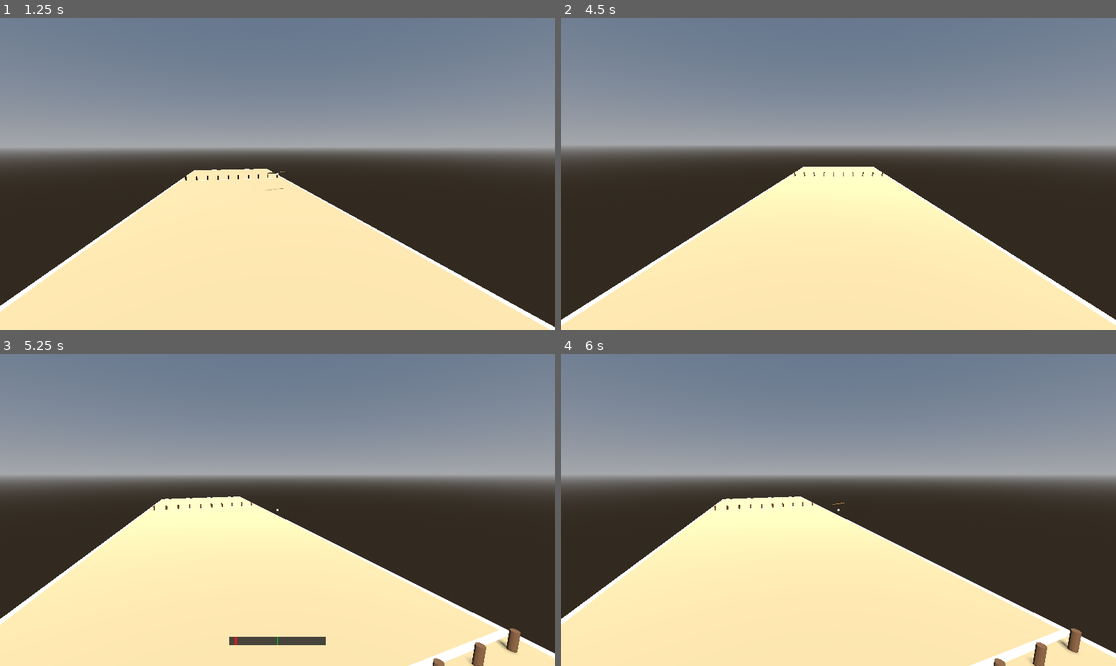
Above: before the commit, frames 1-4 (two rows, left to right).
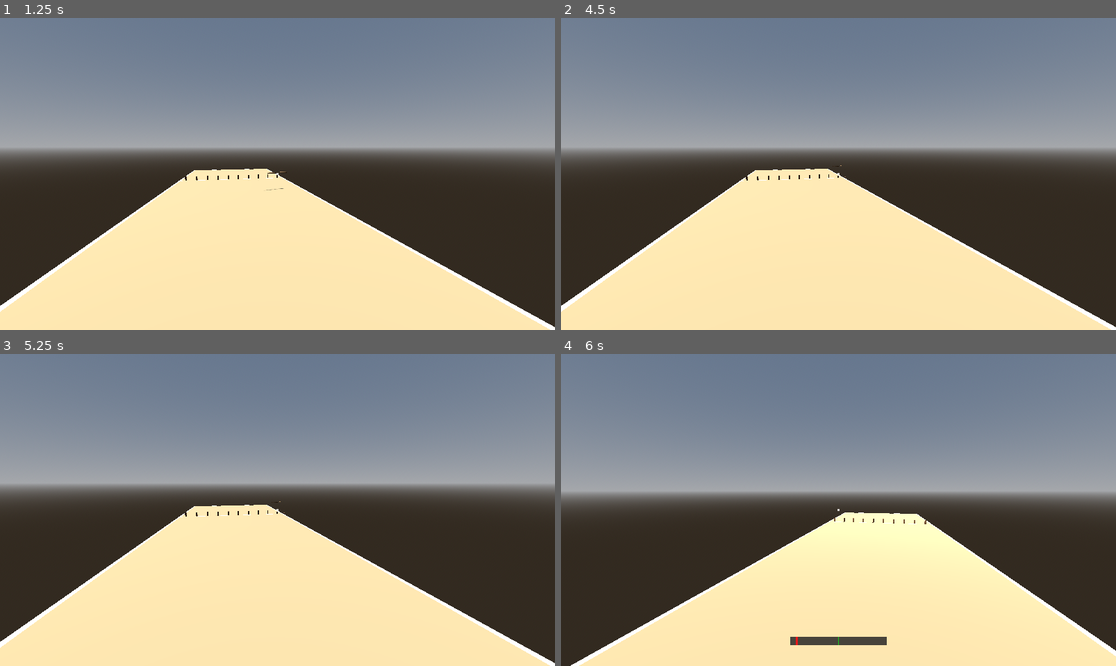
Above: after the commit, the same moments.

Repository: ration/kyykka
Game: Godot game, scene res://scenes/court.tscn
Same seed, same stepped clock (60 frames per second), same inputs: the game is played once before the commit and once after it.
Inputs (mouse positions are in pixels of both pictures, inside the frame that each line leads up to):
- Up to frame 1 (1.25 s): tap Enter at 0.5 s; move the mouse to (305, 174) at 0.52 s; hold Shift from 0.53 s (still down); click (305, 174) at 0.67 s
- Up to frame 2 (4.5 s): tap Space at 1.25, 2.75, 4.25 s; move the mouse to (810, 174) at 1.27 s; release Shift at 1.28 s; tap Alt at 1.35, 3.6 s; click (810, 174) at 1.42 s; tap Enter at 2, 3.5 s; move the mouse to (849, 167) at 2.02 s; tap Ctrl at 2.1, 4.35 s; click (849, 167) at 2.17 s; move the mouse to (832, 180) at 2.77 s; tap Shift at 2.85 s; click (832, 180) at 2.92 s; move the mouse to (877, 177) at 3.52 s; click (877, 177) at 3.67 s; move the mouse to (794, 170) at 4.27 s; click (794, 170) at 4.42 s
- Up to frame 3 (5.25 s): move the mouse to (283, 510) at 5.02 s; hold Shift from 5.03 s (still down); click (283, 510) at 5.17 s
- Up to frame 4 (6 s): move the mouse to (816, 503) at 5.77 s; release Shift at 5.78 s; tap Alt at 5.85 s; click (816, 503) at 5.92 s

Frame 1 is identical in both runs. In frame 2, 7.3% of the frame differs, in the area x 0-100%, y 40-100%; in frame 3, 12%; in frame 4, 24%, in the area x 0-100%, y 39-100%.

Commit message:
Heavier karttu that keeps sliding through the pesä after landing
Raise karttu mass 1.0 -> 2.0 and landed_linear_damp 3.0 -> 2.0. Mass alone
doesn't lengthen the ground slide (damping and friction decelerate at the
same rate regardless of mass), but a heavier karttu keeps more speed
through each kyykkä and hits them harder; the lower landed damping lets
it carry on through the square. Over 14 throws per setting, ground slide
went ~4.4m -> ~6.6m and struck-piece travel ~1.23m -> ~1.63m; the throw
simulator's score rate went 19% -> 56% with contact still 16/16. Landed
damping 1.5 slid the karttu off the end of the court and hit the settle
timeout on 13 of 14 throws.

Co-Authored-By: Claude Opus 5.5 (1M context) <noreply@anthropic.com>

Diff:
--- a/scenes/karttu.tscn
+++ b/scenes/karttu.tscn
@@ -19,7 +19,7 @@
 
 [node name="Karttu" type="RigidBody3D" unique_id=1726288349]
 script = ExtResource("1_karttu")
-mass = 1.0
+mass = 2.0
 physics_material_override = SubResource("PhysicsMaterial_karttu")
 continuous_cd = true
 
--- a/scripts/karttu.gd
+++ b/scripts/karttu.gd
@@ -32,7 +32,7 @@
 ## damping is needed to make a landed karttu actually stop (see
 ## SettlingBody), but that same damping applied throughout the flight
 ## itself acts like heavy air resistance, diagnosed directly with
-## tools/simulate_throws.gd: at landed_linear_damp (3.0) the whole flight,
+## tools/simulate_throws.gd: at a landed-style damping of 3.0 the whole flight,
 ## horizontal speed decayed from ~17 m/s to ~3.7 m/s within 0.5s,
 ## covering only ~5m instead of the ~10m needed to reach the pesä.
 ## flight_linear_damp/flight_angular_damp (near zero) apply while
@@ -44,7 +44,7 @@
 
 @export var flight_linear_damp: float = 0.0
 @export var flight_angular_damp: float = 0.0
-@export var landed_linear_damp: float = 3.0
+@export var landed_linear_damp: float = 2.0
 @export var landed_angular_damp: float = 3.0
 
 var _locking_spin: bool = false
Not shown, changed: CLAUDE.md
